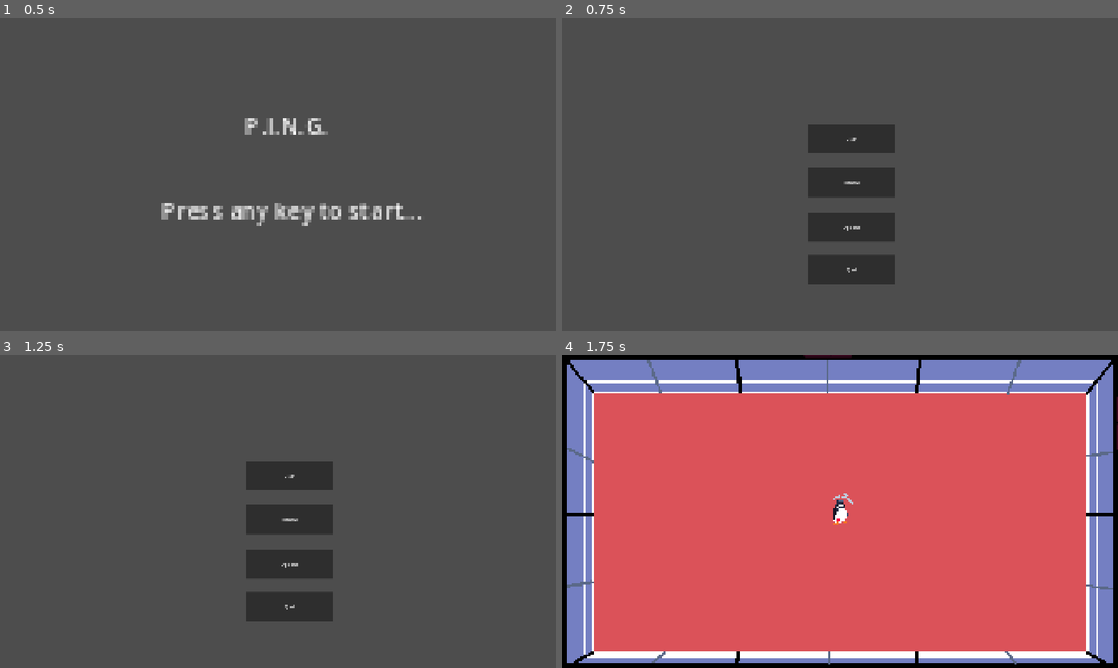
Above: before the commit, frames 1-4 (two rows, left to right).
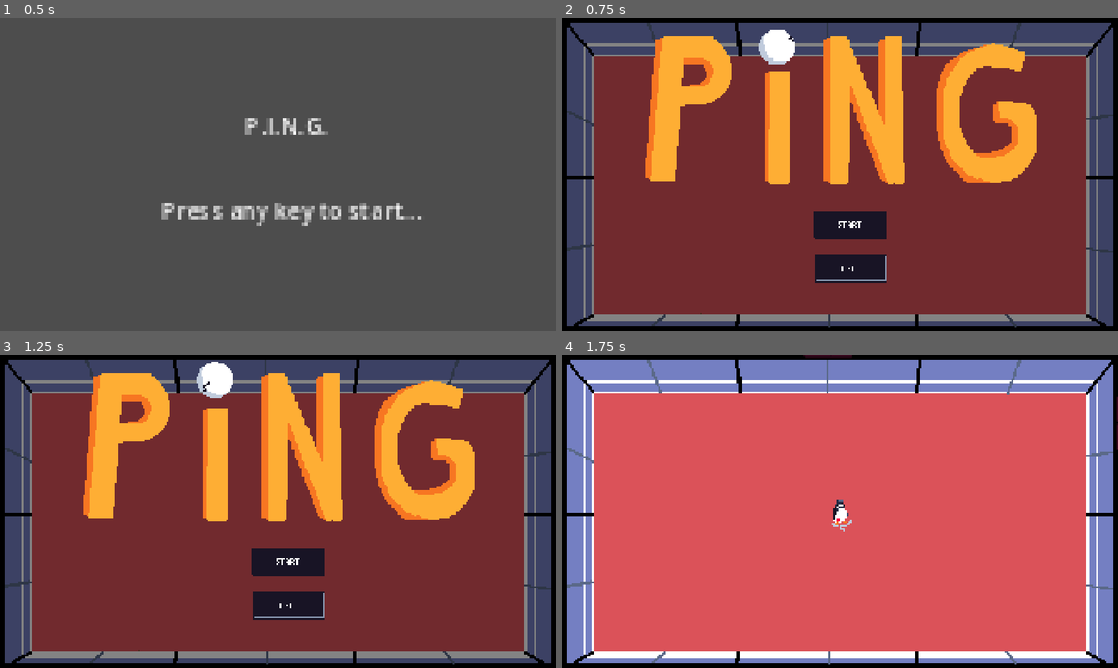
Above: after the commit, the same moments.

Repository: NicholasNg380/PING
Game: Godot game, scene res://scenes/mainScenes/start_screen.tscn
The game is run twice, just before and just after one commit, with the same random seed, the same clock (stepped at 60 frames per second) and the same inputs. The engine's default icon, where the game draws it, is replaced by a stand-in: a white triangle on a blue panel in a dark square.
Inputs (mouse positions are in pixels of both pictures, inside the frame that each line leads up to; where the layout moved, square brackets give the same spot in the first picture):
- Up to frame 1 (0.5 s): no input
- Up to frame 2 (0.75 s): tap Enter at 0.5 s; move the mouse to (962, 158) at 0.52 s; hold D (right) from 0.53 s (still down); tap Space (hit) at 0.6 s
- Up to frame 3 (1.25 s): keep holding D (right)
- Up to frame 4 (1.75 s): release D (right) at 1.25 s; click (851, 561) [851, 477] at 1.25 s

Frame 1 is identical in both runs. In frame 2, 85% of the frame differs, in the area x 0-100%, y 0-100%; in frame 3, 85%; in frame 4, less than 0.1%.

Commit message:
Updated main menu screen

Diff:
--- a/scenes/mainScenes/main_menu.tscn
+++ b/scenes/mainScenes/main_menu.tscn
@@ -1,9 +1,113 @@
 [gd_scene format=3 uid="uid://dl2ndk68vnym"]
 
 [ext_resource type="Script" uid="uid://0h1hbytcgyri" path="res://scripts/controllers/main_menu.gd" id="1_6a276"]
+[ext_resource type="Texture2D" uid="uid://dlp3ap4a62hwc" path="res://assets/sprites/floor.png" id="2_kgt8p"]
+[ext_resource type="Texture2D" uid="uid://bea7vl0t0ho6d" path="res://assets/sprites/ui/start_button.png" id="3_7gdp2"]
+[ext_resource type="Texture2D" uid="uid://dnrstw6dxvdnl" path="res://assets/sprites/ping_logo-Sheet.png" id="3_f5aaq"]
+[ext_resource type="Texture2D" uid="uid://bqv3jmiwxhxbe" path="res://assets/sprites/ui/exit_button.png" id="4_f5aaq"]
+
+[sub_resource type="AtlasTexture" id="AtlasTexture_nl3u7"]
+atlas = ExtResource("3_f5aaq")
+region = Rect2(0, 0, 351, 148)
+
+[sub_resource type="AtlasTexture" id="AtlasTexture_kabec"]
+atlas = ExtResource("3_f5aaq")
+region = Rect2(351, 0, 351, 148)
+
+[sub_resource type="AtlasTexture" id="AtlasTexture_ud58m"]
+atlas = ExtResource("3_f5aaq")
+region = Rect2(702, 0, 351, 148)
+
+[sub_resource type="AtlasTexture" id="AtlasTexture_8vr6y"]
+atlas = ExtResource("3_f5aaq")
+region = Rect2(1053, 0, 351, 148)
+
+[sub_resource type="AtlasTexture" id="AtlasTexture_vpuql"]
+atlas = ExtResource("3_f5aaq")
+region = Rect2(1404, 0, 351, 148)
+
+[sub_resource type="AtlasTexture" id="AtlasTexture_ycan8"]
+atlas = ExtResource("3_f5aaq")
+region = Rect2(1755, 0, 351, 148)
+
+[sub_resource type="AtlasTexture" id="AtlasTexture_gx18m"]
+atlas = ExtResource("3_f5aaq")
+region = Rect2(2106, 0, 351, 148)
+
+[sub_resource type="AtlasTexture" id="AtlasTexture_omd4k"]
+atlas = ExtResource("3_f5aaq")
+region = Rect2(2457, 0, 351, 148)
+
+[sub_resource type="AtlasTexture" id="AtlasTexture_a3vnv"]
+atlas = ExtResource("3_f5aaq")
+region = Rect2(2808, 0, 351, 148)
+
+[sub_resource type="AtlasTexture" id="AtlasTexture_p53c8"]
+atlas = ExtResource("3_f5aaq")
+region = Rect2(3159, 0, 351, 148)
+
+[sub_resource type="SpriteFrames" id="SpriteFrames_woau4"]
+animations = [{
+"frames": [{
+"duration": 1.0,
+"texture": SubResource("AtlasTexture_nl3u7")
+}, {
+"duration": 1.0,
+"texture": SubResource("AtlasTexture_kabec")
+}, {
+"duration": 1.0,
+"texture": SubResource("AtlasTexture_ud58m")
+}, {
+"duration": 1.0,
+"texture": SubResource("AtlasTexture_8vr6y")
+}, {
+"duration": 1.0,
+"texture": SubResource("AtlasTexture_vpuql")
+}, {
+"duration": 1.0,
+"texture": SubResource("AtlasTexture_ycan8")
+}, {
+"duration": 1.0,
+"texture": SubResource("AtlasTexture_gx18m")
+}, {
+"duration": 1.0,
+"texture": SubResource("AtlasTexture_omd4k")
+}, {
+"duration": 1.0,
+"texture": SubResource("AtlasTexture_a3vnv")
+}, {
+"duration": 1.0,
+"texture": SubResource("AtlasTexture_p53c8")
+}],
+"loop": true,
+"name": &"idle",
+"speed": 9.0
+}]
+
+[sub_resource type="StyleBoxEmpty" id="StyleBoxEmpty_nl3u7"]
+
+[sub_resource type="StyleBoxEmpty" id="StyleBoxEmpty_kabec"]
 
 [node name="MainMenu" type="Node2D" unique_id=1255990202]
 script = ExtResource("1_6a276")
+
+[node name="Floor" type="Sprite2D" parent="." unique_id=1143896269]
+position = Vector2(960, 540)
+scale = Vector2(3.9999998, 3.9999998)
+texture = ExtResource("2_kgt8p")
+
+[node name="ColorRect" type="ColorRect" parent="." unique_id=1765251400]
+offset_left = -110.0
+offset_top = -88.0
+offset_right = 1977.0
+offset_bottom = 1104.0
+color = Color(0, 0, 0, 0.4862745)
+
+[node name="PingAnimation" type="AnimatedSprite2D" parent="." unique_id=469212139]
+position = Vector2(964, 290)
+scale = Vector2(3.8648648, 3.8648648)
+sprite_frames = SubResource("SpriteFrames_woau4")
+animation = &"idle"
 
 [node name="ButtonManager" type="Control" parent="." unique_id=1496500379]
 layout_mode = 3
@@ -13,35 +117,43 @@
 
 [node name="Start" type="Button" parent="ButtonManager" unique_id=2024065401]
 layout_mode = 0
-offset_left = 850.0
-offset_top = 367.0
-offset_right = 1150.0
-offset_bottom = 467.0
-text = "Start"
+offset_left = 870.0
+offset_top = 664.0
+offset_right = 1120.0
+offset_bottom = 764.0
+theme_override_styles/normal = SubResource("StyleBoxEmpty_nl3u7")
+icon = ExtResource("3_7gdp2")
+icon_alignment = 1
+expand_icon = true
 
 [node name="Tutorial" type="Button" parent="ButtonManager" unique_id=1718411002]
+visible = false
 layout_mode = 0
-offset_left = 850.0
-offset_top = 518.0
-offset_right = 1150.0
-offset_bottom = 618.0
+offset_left = 452.0
+offset_top = 546.0
+offset_right = 752.0
+offset_bottom = 646.0
 text = "Tutorial"
 
 [node name="Options" type="Button" parent="ButtonManager" unique_id=1258275797]
+visible = false
 layout_mode = 0
-offset_left = 850.0
-offset_top = 672.0
-offset_right = 1150.0
-offset_bottom = 772.0
+offset_left = 475.0
+offset_top = 735.0
+offset_right = 775.0
+offset_bottom = 835.0
 text = "Options"
 
 [node name="Quit" type="Button" parent="ButtonManager" unique_id=1999158445]
 layout_mode = 0
-offset_left = 850.0
-offset_top = 818.0
-offset_right = 1150.0
-offset_bottom = 918.0
-text = "Quit"
+offset_left = 872.0
+offset_top = 813.0
+offset_right = 1123.0
+offset_bottom = 913.0
+theme_override_styles/normal = SubResource("StyleBoxEmpty_kabec")
+icon = ExtResource("4_f5aaq")
+icon_alignment = 1
+expand_icon = true
 
 [connection signal="pressed" from="ButtonManager/Start" to="." method="_on_start_pressed"]
 [connection signal="pressed" from="ButtonManager/Tutorial" to="." method="_on_tutorial_pressed"]
--- a/scripts/controllers/main_menu.gd
+++ b/scripts/controllers/main_menu.gd
@@ -1,8 +1,10 @@
 extends Node2D
 
 var button_type = null
+@onready var ping_animation = $PingAnimation
 
 func _ready() -> void:
+	ping_animation.play("idle")
 	pass
 
 func _process(_delta):
Binary file added: assets/sprites/ping_logo-Sheet.png
Not shown, added: assets/sprites/ping_logo-Sheet.png.import
